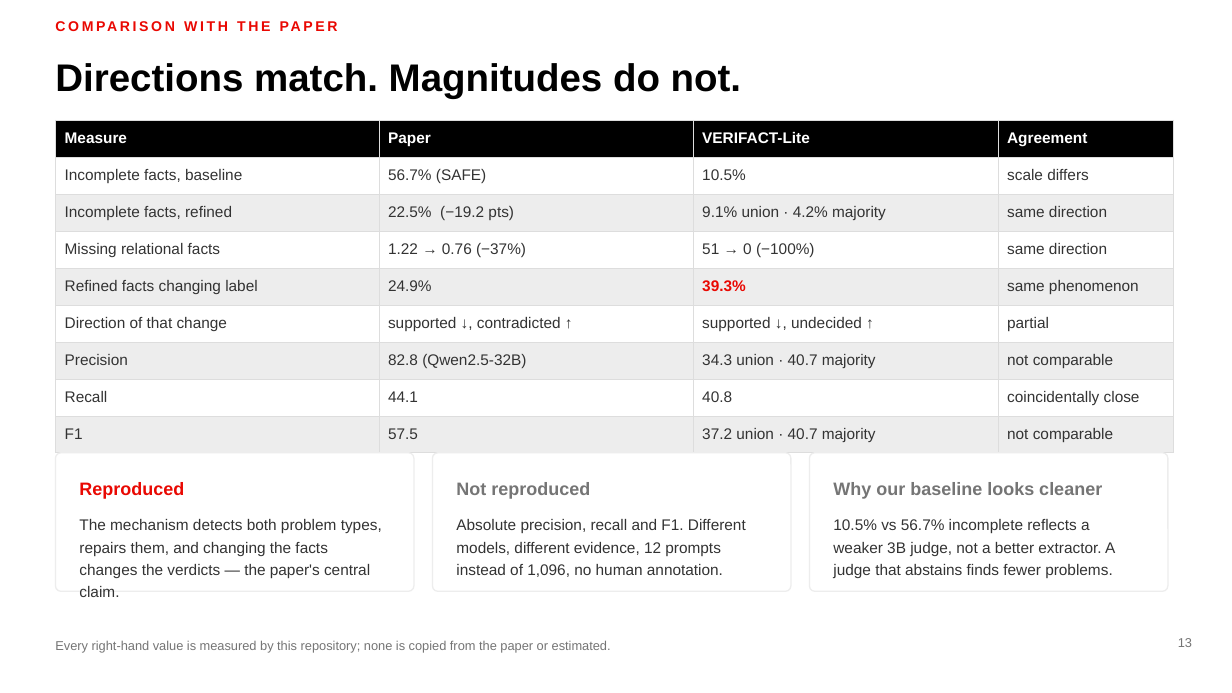
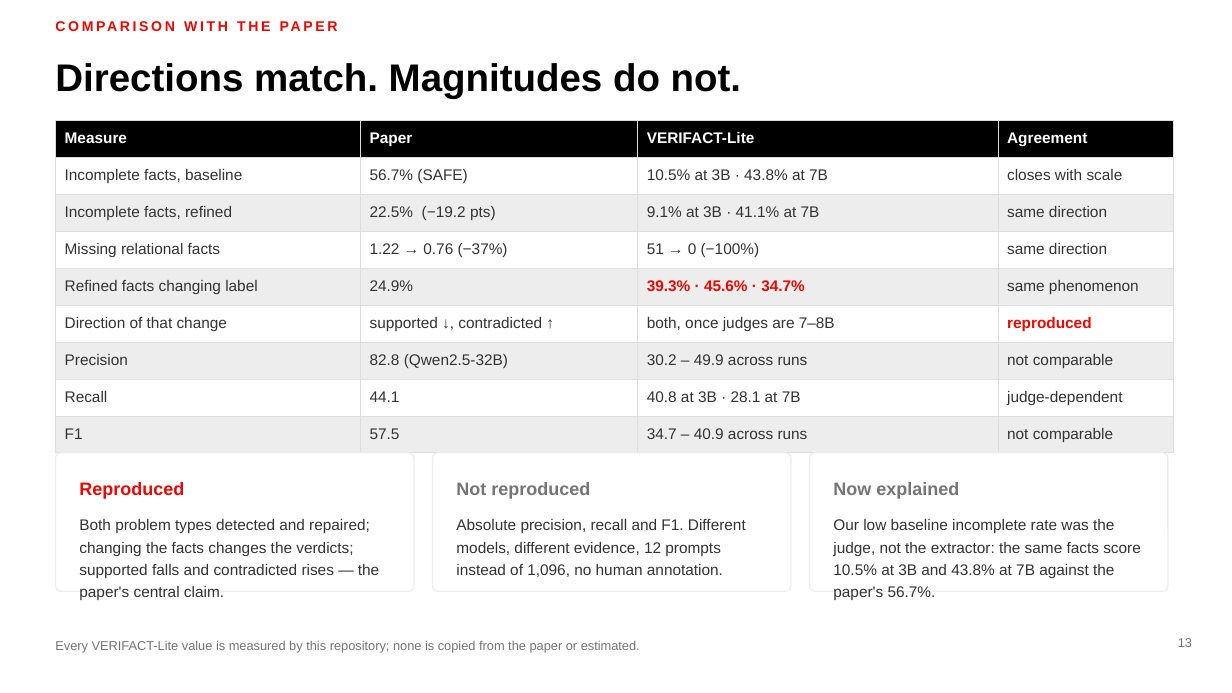
Before and after one commit to MadhavKrishna06/Verifact-Lite, a slide deck: slide 13 of presentation/VERIFACT-Lite-TTU.pptx. Drawn at 1232x693 pixels with LibreOffice and Linux fonts; fonts in the diff are those of the drawing. Boxes give left, top, right and bottom in pixels: in the first picture for what was removed or moved away, otherwise in the second. Text is boxed around its words. In the diff, an @@ line names an element or a change of style, - is before the commit and + after.

Commit message:
docs: fold the Colab findings into the deck (beta)
Two new result slides: the judge as measuring instrument (identical facts
score 0.105 incomplete at 3B and 0.438 at 7B; identical answers score 0.41
recall at 3B and 0.28 at 7B), and which conclusions survived the upgrade
(majority still beats union on precision everywhere; the 60% incomplete-rate
gap was a 3B artifact).

Verdict-change slide now carries contradicted 3 to 8, completing the paper's
reported pattern. The paper-comparison and limitations slides mark two rows as
measured rather than proposed. Word mapping moves to the appendix, which also
gains experiment B.

```diff
--- a/presentation/VERIFACT-Lite-TTU.pptx
+++ b/presentation/VERIFACT-Lite-TTU.pptx
@@ table at [55,120,1174,446] @@
-row 2, column 3: 10.5%
+row 2, column 3: 10.5% at 3B · 43.8% at 7B
-row 2, column 4: scale differs
+row 2, column 4: closes with scale
-row 3, column 3: 9.1% union · 4.2% majority
+row 3, column 3: 9.1% at 3B · 41.1% at 7B
-row 5, column 3: 39.3%
+row 5, column 3: 39.3% · 45.6% · 34.7%
-row 6, column 3: supported ↓, undecided ↑
+row 6, column 3: both, once judges are 7–8B
-row 6, column 4: partial
+row 6, column 4: reproduced
-row 7, column 3: 34.3 union · 40.7 majority
+row 7, column 3: 30.2 – 49.9 across runs
-row 8, column 3: 40.8
+row 8, column 3: 40.8 at 3B · 28.1 at 7B
-row 8, column 4: coincidentally close
+row 8, column 4: judge-dependent
-row 9, column 3: 37.2 union · 40.7 majority
+row 9, column 3: 34.7 – 40.9 across runs
@@ text at [833,482,959,499]: text changed @@
-Why our baseline looks cleaner
+Now explained
@@ text at [79,519,379,600]: text changed @@
-The mechanism detects both problem types, repairs them, and changing the facts changes the verdicts — the paper's central claim.
+Both problem types detected and repaired; changing the facts changes the verdicts; supported falls and contradicted rises — the paper's central claim.
@@ text at [833,519,1141,600]: text changed @@
-10.5% vs 56.7% incomplete reflects a weaker 3B judge, not a better extractor. A judge that abstains finds fewer problems.
+Our low baseline incomplete rate was the judge, not the extractor: the same facts score 10.5% at 3B and 43.8% at 7B against the paper's 56.7%.
@@ text at [55,640,640,653]: text changed @@
-Every right-hand value is measured by this repository; none is copied from the paper or estimated.
+Every VERIFACT-Lite value is measured by this repository; none is copied from the paper or estimated.
```
Also in this commit, not shown: 11 other slides changed, 4 slides added, 3 slides removed, 2 other files.
